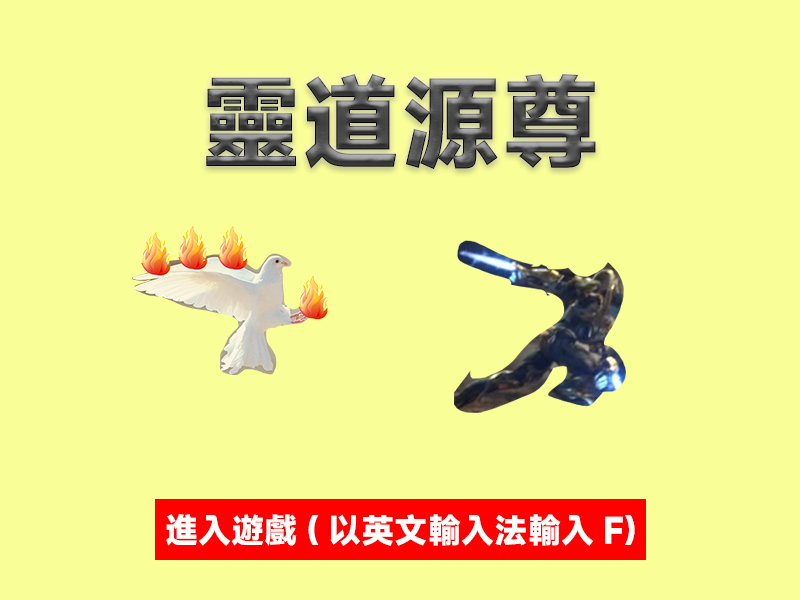
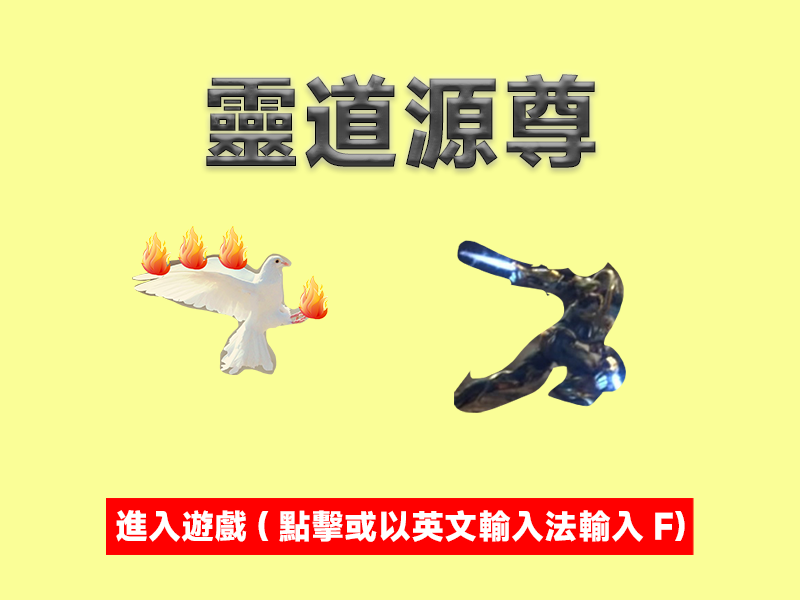
Layer changes from the first 800 × 600 image to the second:
renamed "進入遊戲(以英文輸入法輸入F)" to "進入遊戲(點擊或以英文輸入法輸入F)", painted on it over left=116, top=510, right=685, bottom=546
painted on "矩形 1" over left=106, top=498, right=694, bottom=560
